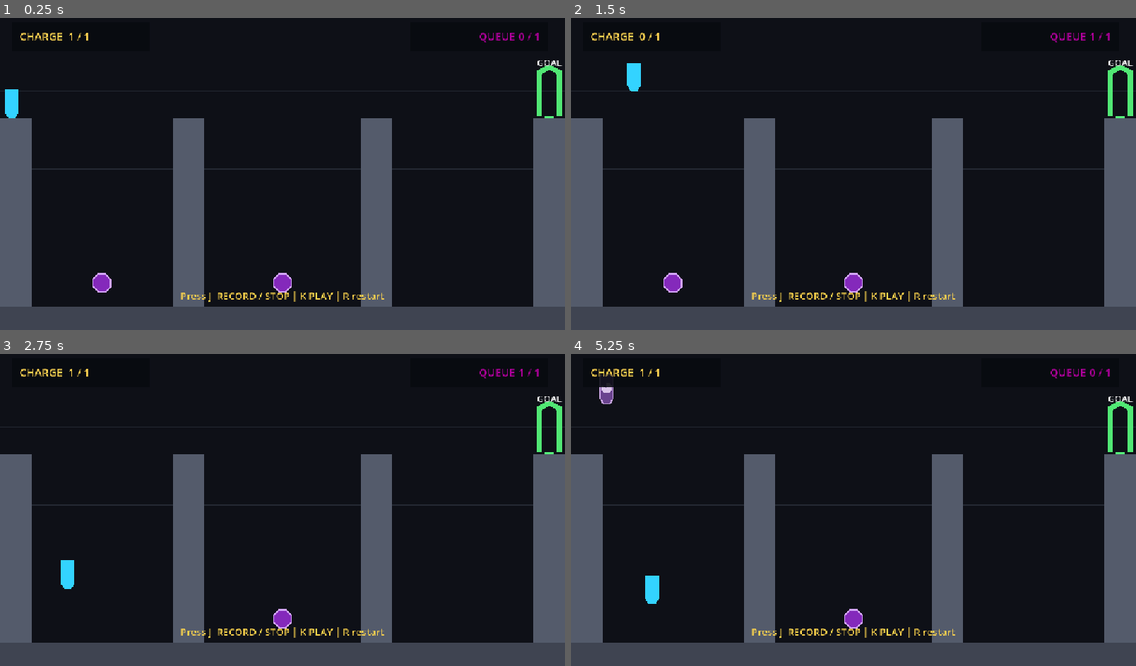
Above: before the commit, frames 1-4 (two rows, left to right).
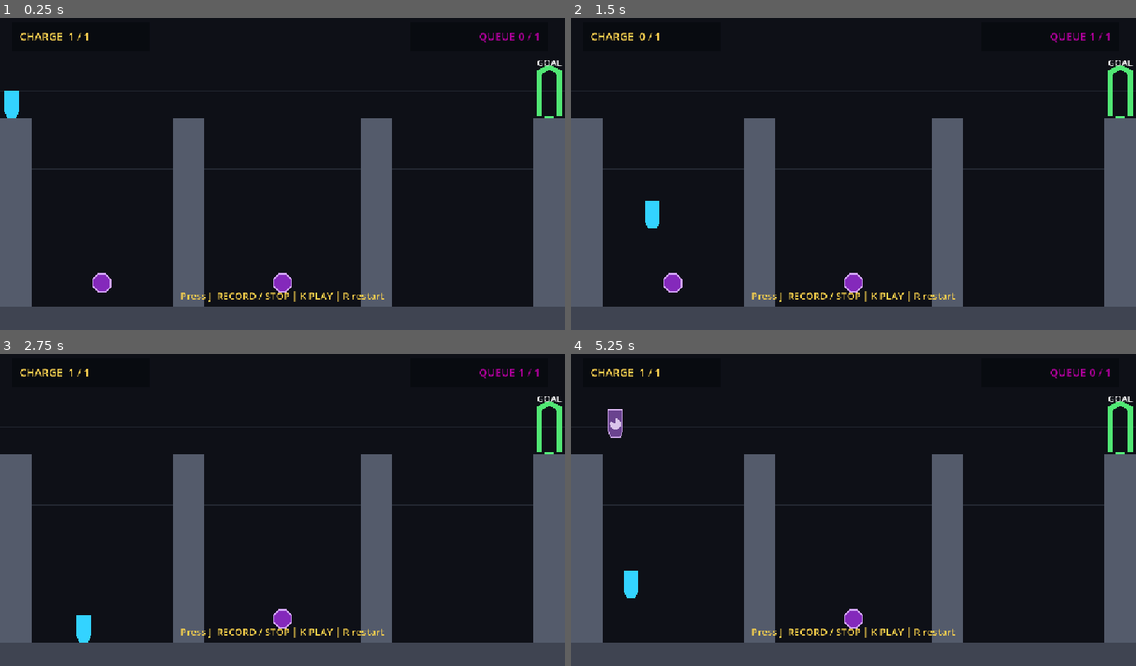
Above: after the commit, the same moments.

Repository: chingminghu/10_seconds
Game: Godot game, scene res://scenes/levels/V2/level2.tscn
Same seed, same stepped clock (60 frames per second), same inputs: the game is played once before the commit and once after it. This scene is started directly instead of the project's main scene.
Inputs:
- Up to frame 1 (0.25 s): no input
- Up to frame 2 (1.5 s): tap J at 0.5, 1.25 s; hold Shift (slow_move) 0.53-1.28 s; hold D (move_right) from 0.53 s (still down); tap Space (jump) at 0.77, 0.8, 1.07, 1.35 s
- Up to frame 3 (2.75 s): tap Space (jump) at 1.52, 1.82, 2.3 s; tap Shift (slow_move) at 1.55 s; tap J at 2 s; release D (move_right) at 2.03 s; hold A (move_left) from 2.03 s (still down); hold Enter (play_record) from 2.03 s (still down)
- Up to frame 4 (5.25 s): tap J at 2.75, 3.5, 4.25, 4.35 s; release A (move_left) at 2.78 s; release Enter (play_record) at 2.78 s; hold D (move_right) 2.78-4.28 s; tap Backspace (return_previous_anchor) at 2.85 s; tap Space (jump) at 3.02, 3.32, 3.77, 3.8, 4.07, 4.52, 4.82 s; tap Shift (slow_move) at 3.05, 4.55 s; hold Shift (slow_move) 3.53-4.28 s; hold A (move_left) 4.28-5.03 s; hold D (move_right) from 5.03 s (still down); hold Space (jump) from 5.03 s (still down); tap K at 5.1 s

The runs differ from the first frame. In frame 1, less than 0.1% of the frame differs, in the area x 0-4%, y 22-33%; in frame 2, 0.4%; in frame 3, 0.4%; in frame 4, 0.8%, in the area x 5-16%, y 6-81%.

Commit message:
improve player movement

Diff:
--- a/resources/game_config.gd
+++ b/resources/game_config.gd
@@ -5,14 +5,23 @@
 @export_range(1.0, 60.0, 0.1, "suffix:s") var segment_duration: float = 10.0
 
 @export_category("Player Movement")
-@export_range(0.0, 600.0, 1.0, "suffix:px/s") var move_speed: float = 220.0
-@export_range(0.1, 1.0, 0.05) var slow_move_speed_multiplier: float = 0.4
-@export_range(0.0, 3000.0, 10.0, "suffix:px/s²") var horizontal_acceleration: float = 1800.0
-@export_range(0.0, 3000.0, 10.0, "suffix:px/s²") var horizontal_deceleration: float = 2200.0
-@export_range(-1000.0, 0.0, 1.0, "suffix:px/s") var jump_velocity: float = -500.0
-@export_range(0.0, 2000.0, 1.0, "suffix:px/s") var terminal_velocity: float = 1000.0
-@export_range(0.0, 4000.0, 10.0, "suffix:px/s²") var gravity: float = 1200.0
-@export_range(1.0, 3.0, 0.1) var falling_gravity_multiplier: float = 1.5
-@export_range(0.0, 1.0, 0.05) var jump_hang_multiplier: float = 0.6
-@export_range(0.0, 0.5, 0.01, "suffix:s") var coyote_time: float = 0.10
+@export_range(0.0, 600.0, 1.0, "suffix:px/s") var move_speed: float = 300.0
+@export_range(0.1, 1.0, 0.05) var slow_move_speed_mult: float = 0.4
+
+@export_range(0.0, 6000.0, 10.0, "suffix:px/s²") var horizontal_acceleration: float = 3000.0
+@export_range(0.0, 6000.0, 10.0, "suffix:px/s²") var horizontal_deceleration: float = 4500.0
+@export_range(0.0, 6000.0, 10.0, "suffix:px/s²") var max_speed_deceleration: float = 620
+@export_range(0.0, 1.0, 0.01) var air_acc_mult: float = 0.7
+
+@export_range(0.0, 4000.0, 10.0, "suffix:px/s²") var gravity: float = 1800.0
+@export_range(-2000.0, 0.0, 1.0, "suffix:px/s") var jump_velocity: float = -620.0
+@export_range(0.0, 2000.0, 1.0, "suffix:px/s") var terminal_velocity: float = 760.0
+@export_range(0.0, 2.0, 0.05) var jump_hang_mult: float = 0.5
+@export_range(1.0, 3.0, 0.1) var falling_gravity_mult: float = 1.5
+
+@export_range(0.0, 0.5, 0.01, "suffix:s") var coyote_time: float = 0.15
 @export_range(0.0, 0.5, 0.01, "suffix:s") var jump_buffer_time: float = 0.10
+
+@export_range(0.0, 0.5, 0.01, "suffix:s") var lift_boost_memory_time: float = 0.15
+@export_range(0.0, 2000.0, 10.0, "suffix:px/s") var max_lift_boost_x: float = 800.0
+@export_range(0.0, 2000.0, 10.0, "suffix:px/s") var max_lift_boost_up: float = 620.0
--- a/scenes/echo/echo.tscn
+++ b/scenes/echo/echo.tscn
@@ -5,11 +5,11 @@
 [ext_resource type="Texture2D" uid="uid://dv7bfx6mnt64h" path="res://image/white_circle.svg" id="2_hh7pq"]
 
 [sub_resource type="CapsuleShape2D" id="EchoShape"]
-radius = 14.0
-height = 64.0
+radius = 15.0
+height = 56.0
 
 [sub_resource type="RectangleShape2D" id="BoxInteractionShape"]
-size = Vector2(36, 66)
+size = Vector2(32, 58)
 
 [node name="Echo" type="AnimatableBody2D" unique_id=475848343]
 collision_layer = 4
@@ -18,20 +18,17 @@
 script = ExtResource("1")
 
 [node name="CollisionShape2D" type="CollisionShape2D" parent="." unique_id=983304625]
-position = Vector2(0, -32)
+position = Vector2(0, -28)
 shape = SubResource("EchoShape")
-disabled = true
 
 [node name="Visual" type="Polygon2D" parent="." unique_id=1616830161]
-position = Vector2(0, -34.8)
-scale = Vector2(1, 1.65714)
+position = Vector2(0, -28)
 color = Color(0.75, 0.45, 1, 0.52)
-polygon = PackedVector2Array(-14, -14, 14, -14, 14, 14, 7, 21, -7, 21, -14, 14)
+polygon = PackedVector2Array(-15, -28, 15, -28, 15, 14, 9, 28, -9, 28, -15, 14)
 
 [node name="GhostOutline" type="Line2D" parent="." unique_id=1083431495]
-position = Vector2(0, -34.8)
-scale = Vector2(1, 1.65714)
-points = PackedVector2Array(-14, -14, 14, -14, 14, 14, 7, 21, -7, 21, -14, 14, -14, -14)
+position = Vector2(0, -28)
+points = PackedVector2Array(-15, -28, 15, -28, 15, 14, 9, 28, -9, 28, -15, 14, -15, -28, 15, -28)
 width = 2.0
 default_color = Color(0.9, 0.75, 1, 0.8)
 
@@ -41,13 +38,14 @@
 monitorable = false
 
 [node name="CollisionShape2D" type="CollisionShape2D" parent="BoxInteractionArea" unique_id=1449635691]
-position = Vector2(0, -32)
+position = Vector2(0, -28)
 shape = SubResource("BoxInteractionShape")
 
 [node name="ProgressBar" type="TextureProgressBar" parent="." unique_id=998723577]
 offset_left = -32.0
-offset_top = -64.0
+offset_top = -60.0
 offset_right = 32.0
+offset_bottom = 4.0
 scale = Vector2(0.35, 0.35)
 pivot_offset_ratio = Vector2(0.5, 0.5)
 max_value = 1.0
--- a/scenes/player/player.gd
+++ b/scenes/player/player.gd
@@ -4,11 +4,17 @@
 @export var config: GameConfig
 @export_range(0.0, 5000.0, 50.0, "suffix:N") var box_push_force: float = 1800.0
 
+@export_category("Lift Boost")
+
+
 var movement_enabled: bool = false
 var facing_direction: int = 1
 var _coyote_timer: float = 0.0
 var _jump_buffer_timer: float = 0.0
 var _movement_input_axis: float = 0.0
+var _stored_lift_velocity: Vector2 = Vector2.ZERO
+var _lift_boost_memory_timer: float = 0.0
+var _skip_lift_boost_capture_once: bool = false
 var is_jumping: bool = false
 
 @onready var _visual: Polygon2D = $Visual
@@ -17,6 +23,9 @@
 func _ready() -> void:
 	add_to_group(&"player")
 	assert(config != null, "PlayerController requires a GameConfig resource.")
+	# Lift boost is applied explicitly by _try_jump(); prevent CharacterBody2D from
+	# adding the platform velocity a second time when the player leaves it.
+	platform_on_leave = CharacterBody2D.PLATFORM_ON_LEAVE_DO_NOTHING
 
 
 func _unhandled_input(event: InputEvent) -> void:
@@ -25,6 +34,8 @@
 
 
 func _physics_process(delta: float) -> void:
+	_update_lift_boost_memory(delta)
+
 	if is_on_floor():
 		_coyote_timer = config.coyote_time
 		is_jumping = false
@@ -33,15 +44,7 @@
 
 	_jump_buffer_timer = maxf(_jump_buffer_timer - delta, 0.0)
 
-	var gravity := config.gravity
-
-	if velocity.y >= 0:
-		gravity *= config.falling_gravity_multiplier
-	if is_jumping and abs(velocity.y) <= 50.0:
-		gravity *= config.jump_hang_multiplier
-
-	velocity.y += gravity * delta
-	velocity.y = min(velocity.y, config.terminal_velocity)
+	_apply_verticle_movement(delta)
 
 	if movement_enabled:
 		_apply_horizontal_movement(delta)
@@ -66,19 +69,39 @@
 	velocity = Vector2.ZERO
 	_coyote_timer = 0.0
 	_jump_buffer_timer = 0.0
+	_clear_lift_boost()
+	_skip_lift_boost_capture_once = true
 
 
 func _apply_horizontal_movement(delta: float) -> void:
 	var input_axis := Input.get_axis(&"move_left", &"move_right")
 	_movement_input_axis = input_axis
-	var speed_multiplier := config.slow_move_speed_multiplier if Input.is_action_pressed(&"slow_move") else 1.0
-	var target_speed := input_axis * config.move_speed * speed_multiplier
+	var speed_mult := config.slow_move_speed_mult if Input.is_action_pressed(&"slow_move") else 1.0
+	var target_speed := input_axis * config.move_speed * speed_mult
 	var rate := config.horizontal_acceleration if not is_zero_approx(input_axis) else config.horizontal_deceleration
-	velocity.x = move_toward(velocity.x, target_speed, rate * delta)
+	var air_control = 1.0 if is_on_floor() else config.air_acc_mult
+
+	if abs(velocity.x) > config.move_speed and sign(velocity.x) == sign(input_axis):
+		rate = config.max_speed_deceleration
+
+	velocity.x = move_toward(velocity.x, target_speed, rate * air_control * delta)
 
 	if not is_zero_approx(input_axis):
 		facing_direction = 1 if input_axis > 0.0 else -1
 		_visual.scale.x = float(facing_direction)
+
+
+func _apply_verticle_movement(delta:float) -> void:
+	var gravity_mult := 1.0
+
+	if velocity.y >= 0:
+		gravity_mult *= config.falling_gravity_mult
+	if (velocity.y) < 0.0 and is_jumping and Input.is_action_just_released(&"jump"):
+		velocity.y *= config.jump_hang_mult
+	#if is_jumping and abs(velocity.y) <= 50.0:
+		#gravity_mult *= config.jump_hang_mult
+
+	velocity.y = move_toward(velocity.y, config.terminal_velocity, config.gravity * gravity_mult * delta)
 
 
 func _push_rigid_bodies() -> void:
@@ -98,11 +121,51 @@
 		rigid_body.apply_central_force(Vector2(signf(_movement_input_axis) * box_push_force, 0.0))
 
 
+func _update_lift_boost_memory(delta: float) -> void:
+	# is_on_floor() and get_platform_velocity() describe the previous move_and_slide().
+	# Only a moving floor refreshes the memory, so a platform stopping does not erase
+	# the momentum on the exact frame the player tries to jump.
+	if _skip_lift_boost_capture_once:
+		_skip_lift_boost_capture_once = false
+		return
+
+	if is_on_floor():
+		var platform_velocity := get_platform_velocity()
+		if not platform_velocity.is_zero_approx():
+			_stored_lift_velocity = platform_velocity
+			_lift_boost_memory_timer = config.lift_boost_memory_time
+			return
+
+	_lift_boost_memory_timer = maxf(_lift_boost_memory_timer - delta, 0.0)
+	if is_zero_approx(_lift_boost_memory_timer):
+		_stored_lift_velocity = Vector2.ZERO
+
+
+func _consume_lift_boost() -> Vector2:
+	if _lift_boost_memory_timer <= 0.0:
+		return Vector2.ZERO
+
+	var lift_boost := Vector2(
+		clampf(_stored_lift_velocity.x, -config.max_lift_boost_x, config.max_lift_boost_x),
+		clampf(_stored_lift_velocity.y, -config.max_lift_boost_up, 0.0)
+	)
+	_clear_lift_boost()
+	return lift_boost
+
+
+func _clear_lift_boost() -> void:
+	_stored_lift_velocity = Vector2.ZERO
+	_lift_boost_memory_timer = 0.0
+
+
 func _try_jump() -> void:
 	if _jump_buffer_timer <= 0.0 or _coyote_timer <= 0.0:
 		return
 
-	velocity.y = config.jump_velocity
+	var lift_boost := _consume_lift_boost()
+	velocity.x += lift_boost.x
+	velocity.y = config.jump_velocity + lift_boost.y
+	#print("velocity: ", [velocity.x, velocity.y])
 	is_jumping = true
 	_jump_buffer_timer = 0.0
 	_coyote_timer = 0.0
--- a/scenes/player/player.tscn
+++ b/scenes/player/player.tscn
@@ -5,8 +5,8 @@
 [ext_resource type="Script" uid="uid://c2nu3o2uxyvud" path="res://scripts/recordable_transform_source.gd" id="3"]
 
 [sub_resource type="CapsuleShape2D" id="Capsule"]
-radius = 14.0
-height = 64.0
+radius = 15.0
+height = 56.0
 
 [node name="Player" type="CharacterBody2D" unique_id=2116596220]
 collision_layer = 2
@@ -16,14 +16,13 @@
 config = ExtResource("2")
 
 [node name="CollisionShape2D" type="CollisionShape2D" parent="." unique_id=1498587170]
-position = Vector2(0, -32)
+position = Vector2(0, -28)
 shape = SubResource("Capsule")
 
 [node name="Visual" type="Polygon2D" parent="." unique_id=1915021767]
-position = Vector2(0, -34.8)
-scale = Vector2(1, 1.65714)
+position = Vector2(0, -28)
 color = Color(0.2, 0.83, 1, 1)
-polygon = PackedVector2Array(-14, -14, 14, -14, 14, 14, 7, 21, -7, 21, -14, 14)
+polygon = PackedVector2Array(-15, -28, 15, -28, 15, 14, 9, 28, -9, 28, -15, 14)
 
 [node name="RecordableTransformSource" type="Node" parent="." unique_id=261175976 node_paths=PackedStringArray("target")]
 script = ExtResource("3")
